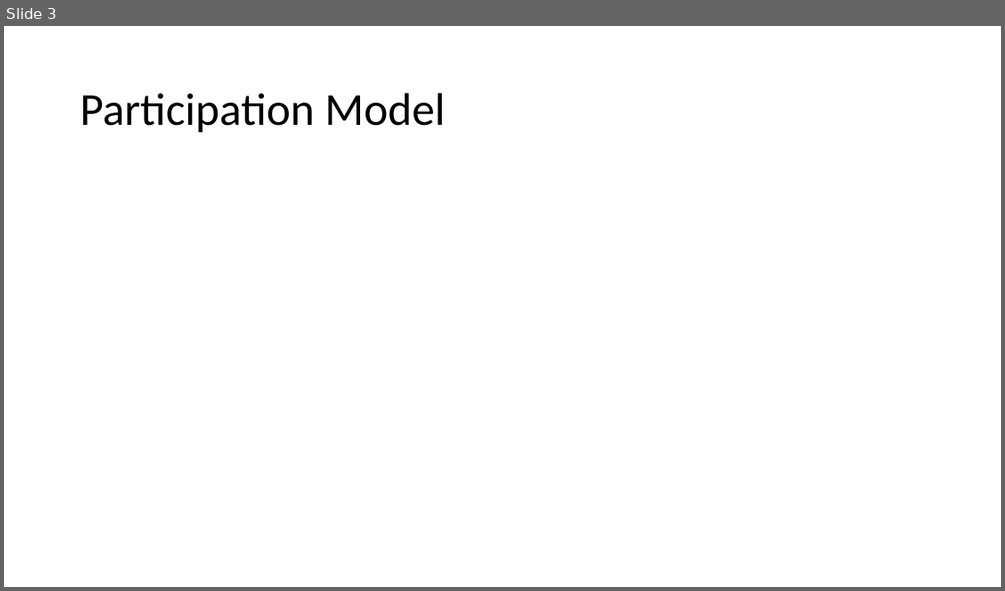
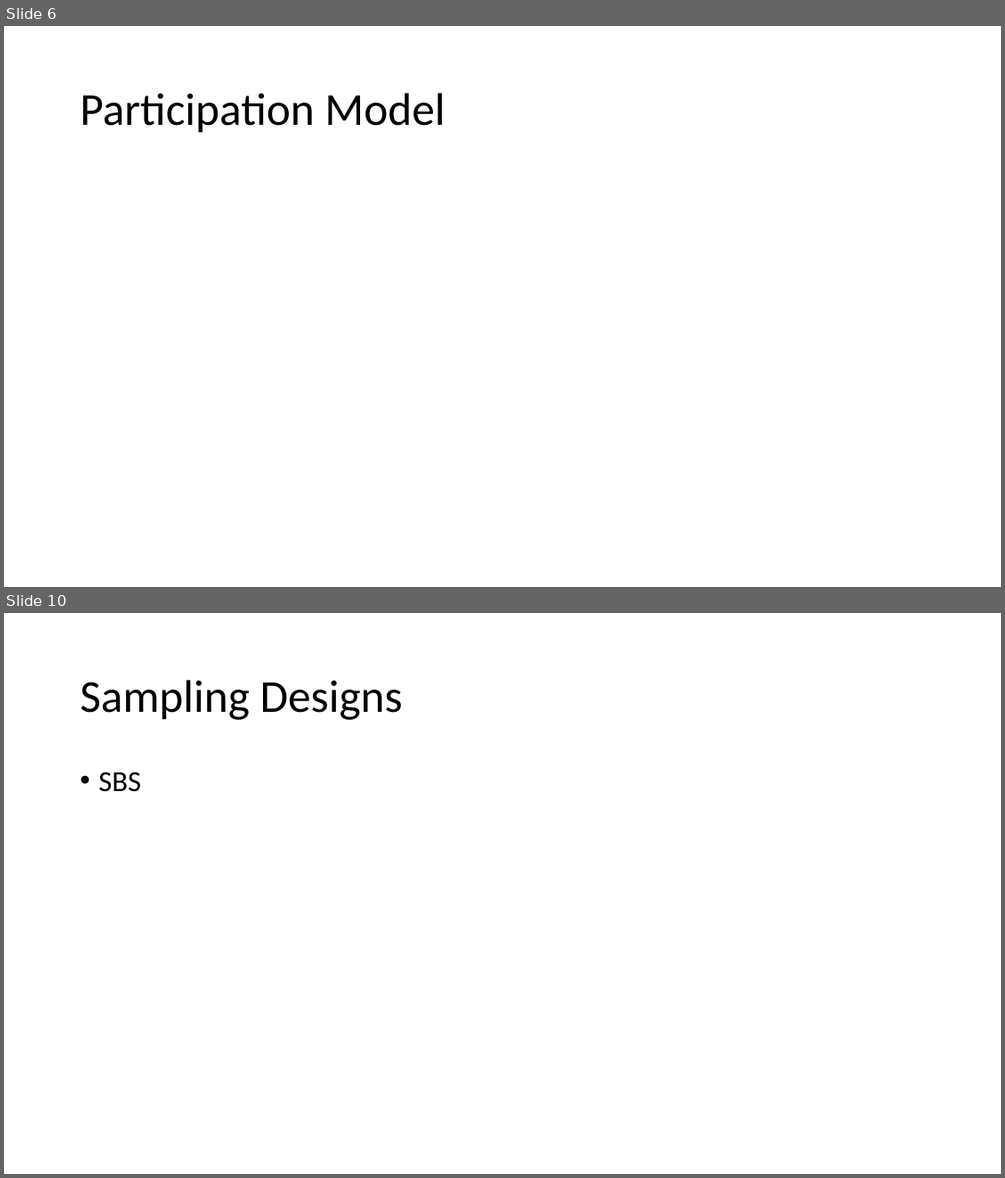
Before and after one commit to GlebFu/GenSamp, a slide deck: Presentation/GenSamp SREE.pptx. Shown one above the other, each under a label of ours: slide 3 before the commit, slides 6 and 10 after it; the slides between them are not shown. The pictures are 1005x591 and 1005x1178 pixels, drawn with LibreOffice and Linux fonts; fonts in the diff are those of the drawing; grey boxes stand for pictures. Boxes give left, top, right and bottom in pixels: in the first picture for what was removed or moved away, otherwise in the second. Text is boxed around its words. In the diff, an @@ line names an element or a change of style, - is before the commit and + after.

```diff
--- a/Presentation/GenSamp SREE.pptx
+++ b/Presentation/GenSamp SREE.pptx
@@ slide 10 added at box(4, 613, 1001, 1174), background #FFFFFF @@
@@ title added at box(80, 680, 403, 720), 44 pt, text #000000 @@
+Sampling Designs
@@ text added at box(98, 771, 141, 792), 28 pt, text #000000 @@
+• SBS
@@ what was slide 3 is now slide 6 @@
```
Also in this commit, not shown: 1 slide changed, 6 other slides added, 1 other file.
